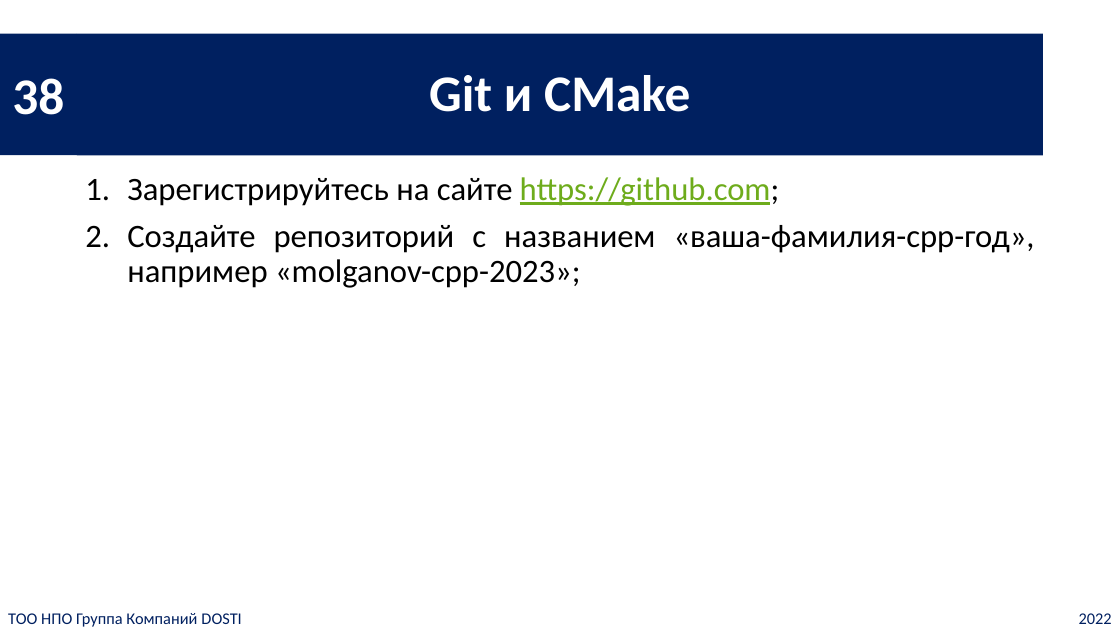
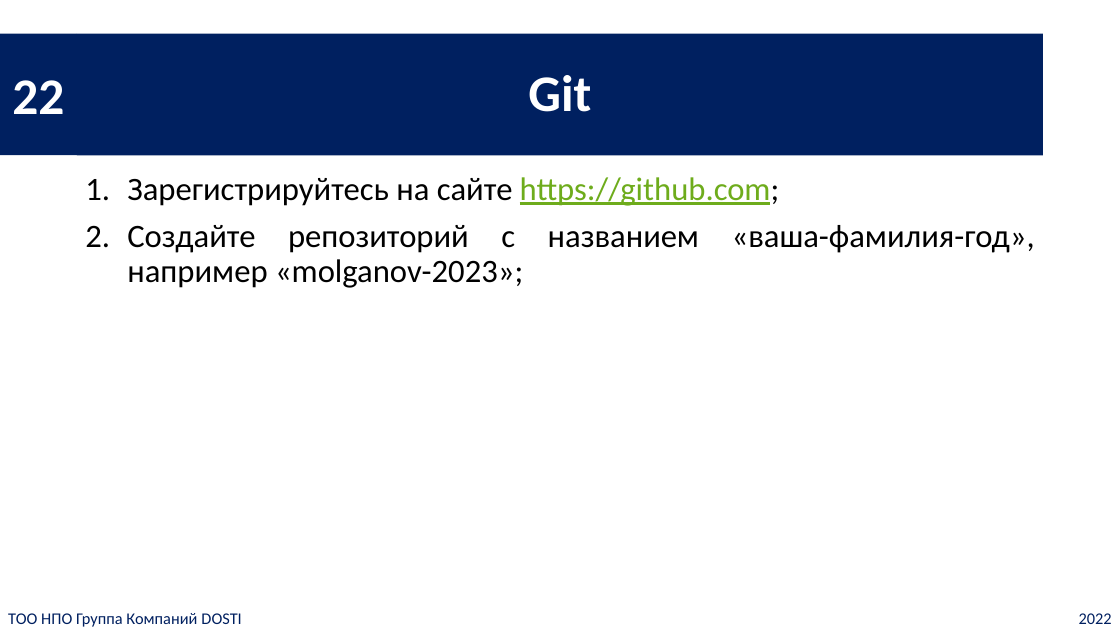
Before and after one commit to ic-dosti/CourseCShJunior, a slide deck: slide 22 of slides-ru/main_ru.pptx (slide 18 before the commit). Drawn at 1120x630 pixels with LibreOffice and Linux fonts; fonts in the diff are those of the drawing. Boxes give left, top, right and bottom in pixels: in the first picture for what was removed or moved away, otherwise in the second. Text is boxed around its words. In the diff, an @@ line names an element or a change of style, - is before the commit and + after.

```diff
--- a/slides-ru/main_ru.pptx
+++ b/slides-ru/main_ru.pptx
@@ text in rectangle at [12,80,64,114]: text changed @@
-38
+22
@@ title at [528,75,591,112]: text changed @@
-Git и CMake
+Git
@@ text at [127,225,1035,288]: text changed @@
-2. Создайте репозиторий с названием «ваша-фамилия-cpp-год», например «molganov-cpp-2023»;
+2. Создайте репозиторий с названием «ваша-фамилия-год», например «molganov-2023»;
```
Also in this commit, not shown: 30 other slides changed, 12 slides added, 16 other files.
